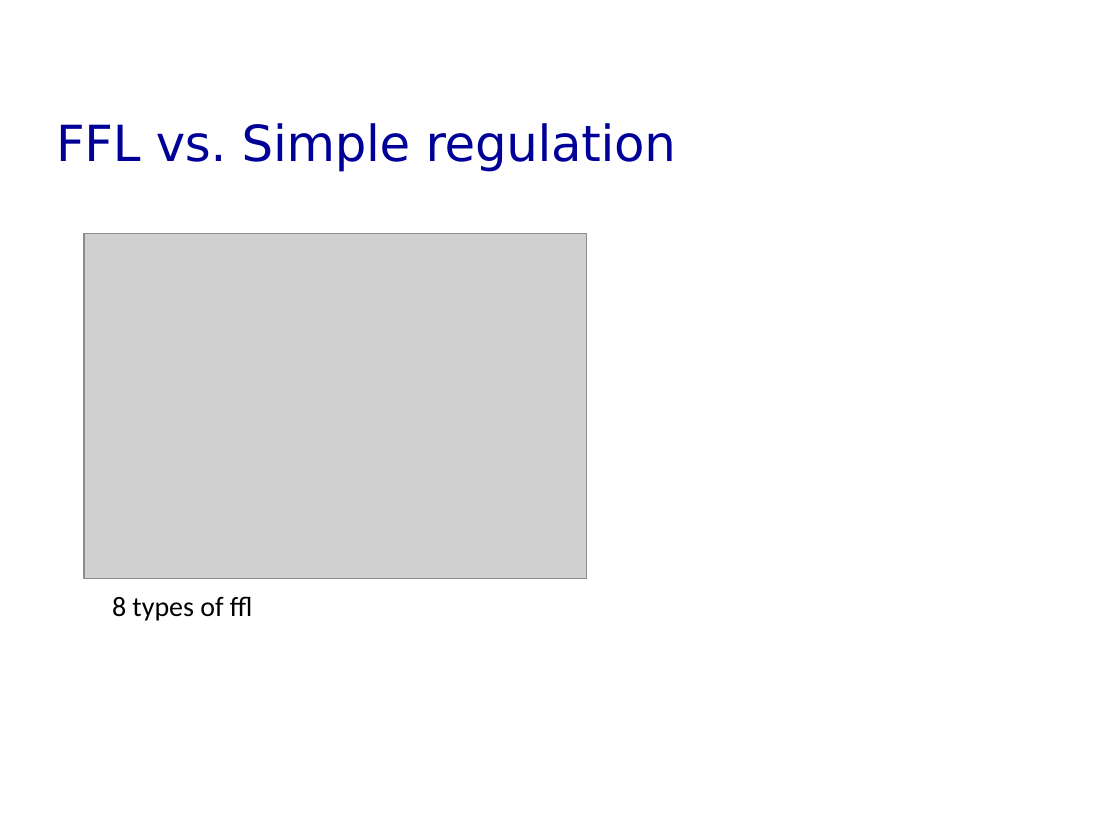
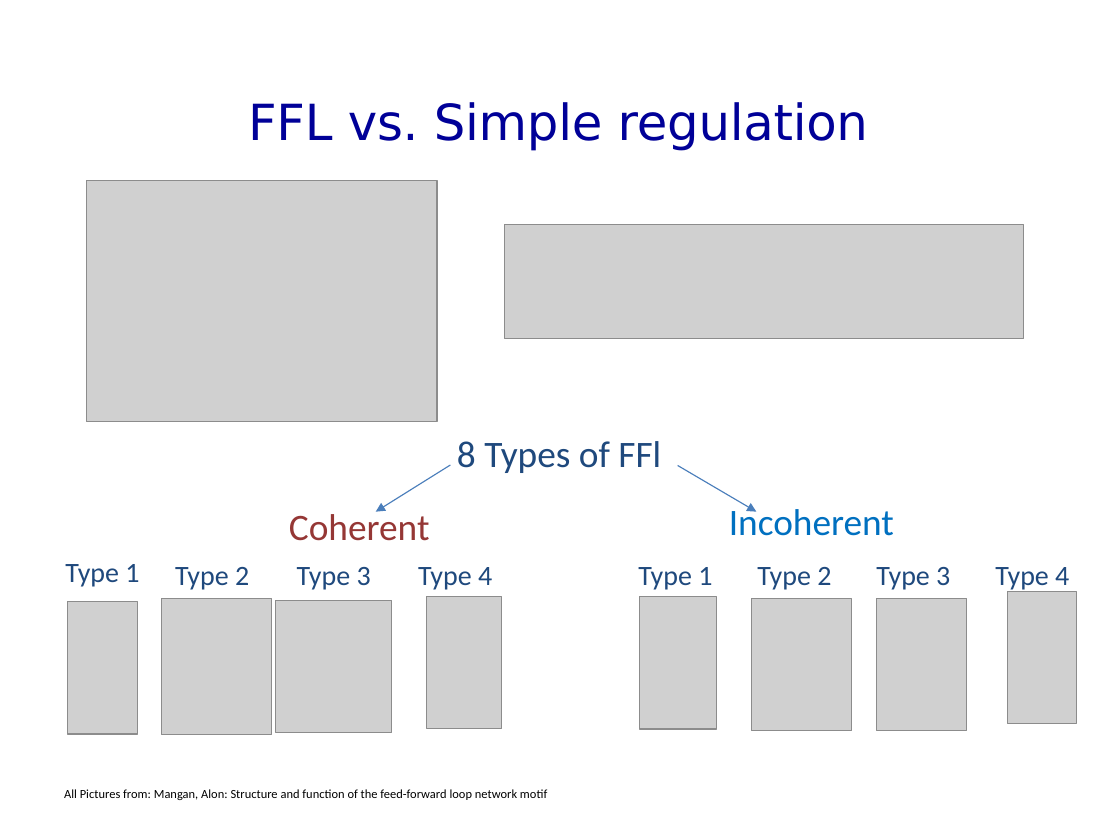
Before and after one commit to montelis/Feed-Forward-Loop, a slide deck: slide 2 of Feed Forward Loop Presentation.pptx. Drawn at 1120x840 pixels with LibreOffice and Linux fonts; fonts in the diff are those of the drawing; grey boxes stand for pictures; background and template pictures are left out. Boxes give left, top, right and bottom in pixels: in the first picture for what was removed or moved away, otherwise in the second. Text is boxed around its words. In the diff, an @@ line names an element or a change of style, - is before the commit and + after.

```diff
--- a/Feed Forward Loop Presentation.pptx
+++ b/Feed Forward Loop Presentation.pptx
@@ title "FFL vs. Simple regulation": place and size @@
-title "FFL vs. Simple regulation" at box(56, 123, 676, 172)
+title "FFL vs. Simple regulation" at box(248, 102, 868, 151)
@@ title "FFL vs. Simple regulation" at box(248, 102, 868, 151): alignment left to centre @@
@@ picture: place and size @@
-picture at box(84, 233, 587, 578)
+picture at box(86, 180, 437, 421)
@@ picture added at box(505, 224, 1024, 338) @@
@@ text at box(457, 441, 661, 473): text changed; size 18 to 24 pt; text colour #000000 to #1F497D @@
-8 types of ffl
+8 Types of FFl
@@ arrow added from (450, 465) to (375, 512), #4B7EBC 0.75 pt @@
@@ arrow added from (678, 466) to (756, 512), #4B7EBC 0.75 pt @@
@@ text added at box(289, 509, 430, 541), 24 pt, text #953735 @@
+Coherent
@@ text added at box(729, 504, 894, 536), 24 pt, text #0070C0 @@
+Incoherent
@@ text added at box(65, 564, 139, 587), 18 pt, text #1F497D @@
+Type 1
@@ text added at box(175, 567, 249, 590), 18 pt, text #1F497D @@
+Type 2
@@ text added at box(297, 567, 371, 590), 18 pt, text #1F497D @@
+Type 3
@@ text added at box(418, 567, 492, 590), 18 pt, text #1F497D @@
+Type 4
@@ text added at box(638, 567, 712, 590), 18 pt, text #1F497D @@
+Type 1
@@ text added at box(757, 567, 831, 590), 18 pt, text #1F497D @@
+Type 2
@@ text added at box(876, 567, 950, 590), 18 pt, text #1F497D @@
+Type 3
@@ text added at box(995, 567, 1069, 590), 18 pt, text #1F497D @@
+Type 4
@@ picture added at box(161, 598, 271, 735) @@
@@ picture added at box(427, 597, 502, 729) @@
@@ picture added at box(640, 597, 716, 729) @@
@@ picture added at box(752, 598, 851, 730) @@
@@ picture added at box(876, 598, 967, 730) @@
@@ picture added at box(1008, 591, 1077, 724) @@
@@ picture added at box(67, 601, 138, 734) @@
@@ picture added at box(276, 600, 392, 732) @@
@@ text added at box(64, 789, 547, 800), 8 pt, text #000000 @@
+All Pictures from: Mangan, Alon: Structure and function of the feed-forward loop network motif
```
Also in this commit, not shown: 2 other slides changed, 12 slides added, 6 slides removed.
